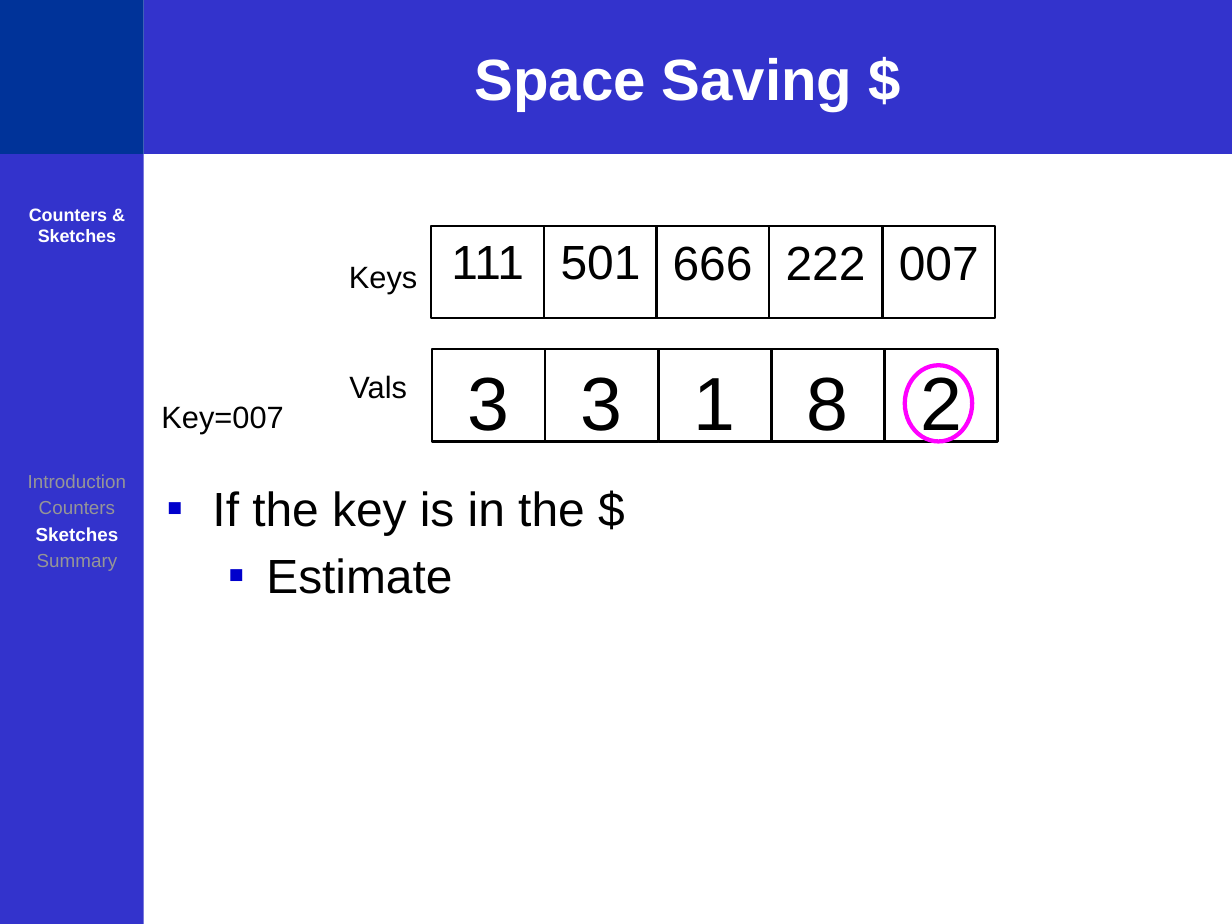
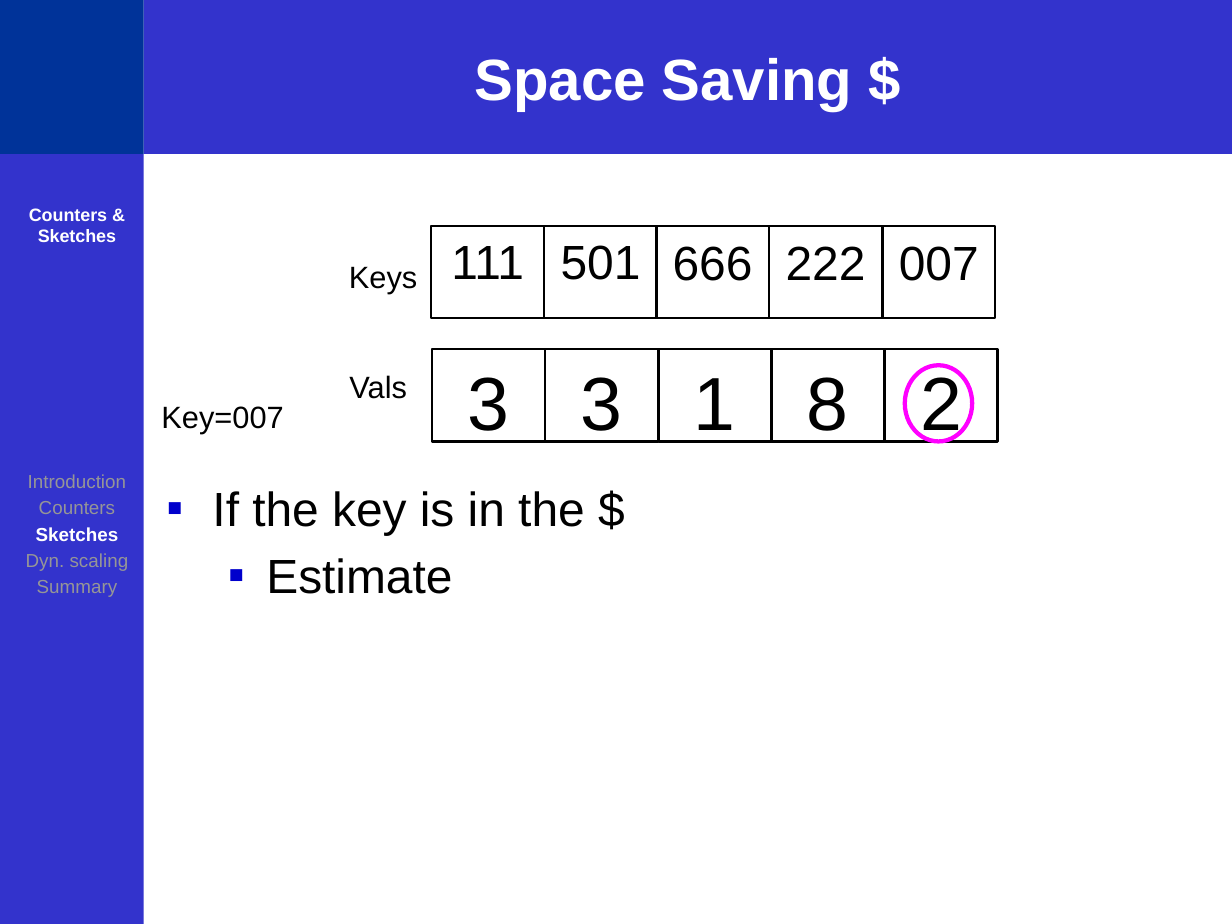
Before and after one commit to ofanan/Sketches, a slide deck: slide 27 of Cntrs seminar NextSilicon.pptx (slide 26 before the commit). Drawn at 1232x924 pixels with LibreOffice and Linux fonts; fonts in the diff are those of the drawing. Boxes give left, top, right and bottom in pixels: in the first picture for what was removed or moved away, otherwise in the second. Text is boxed around its words. In the diff, an @@ line names an element or a change of style, - is before the commit and + after.

```diff
--- a/Cntrs seminar NextSilicon.pptx
+++ b/Cntrs seminar NextSilicon.pptx
@@ text at (26,553,129,571): paragraph added @@
+Dyn. scaling
```
Also in this commit, not shown: 29 other slides changed, 6 slides added, 3 other files.
